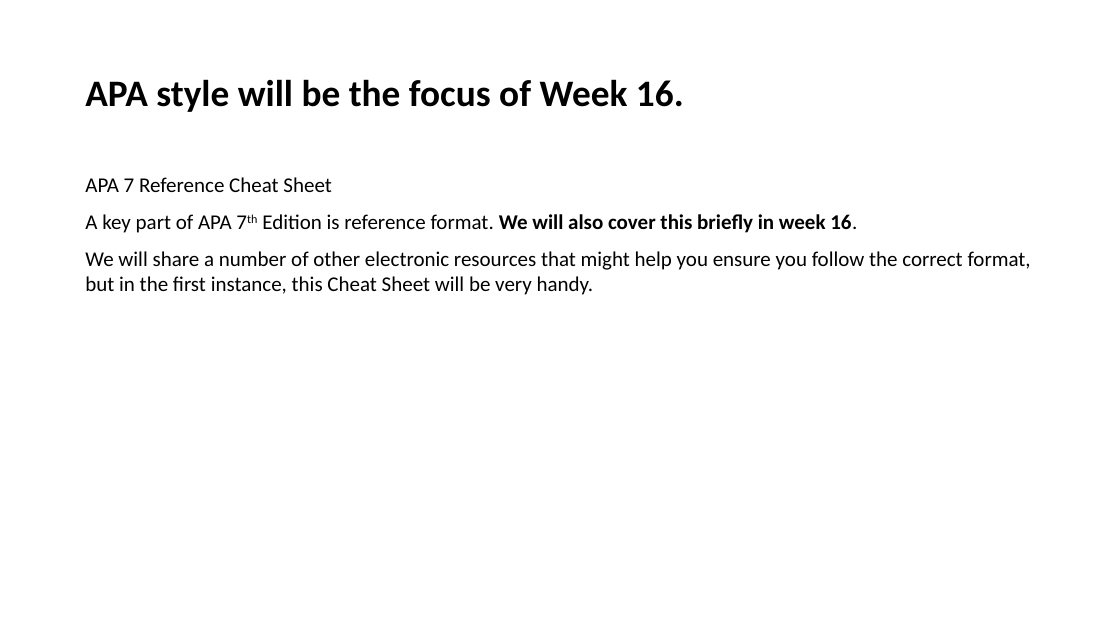
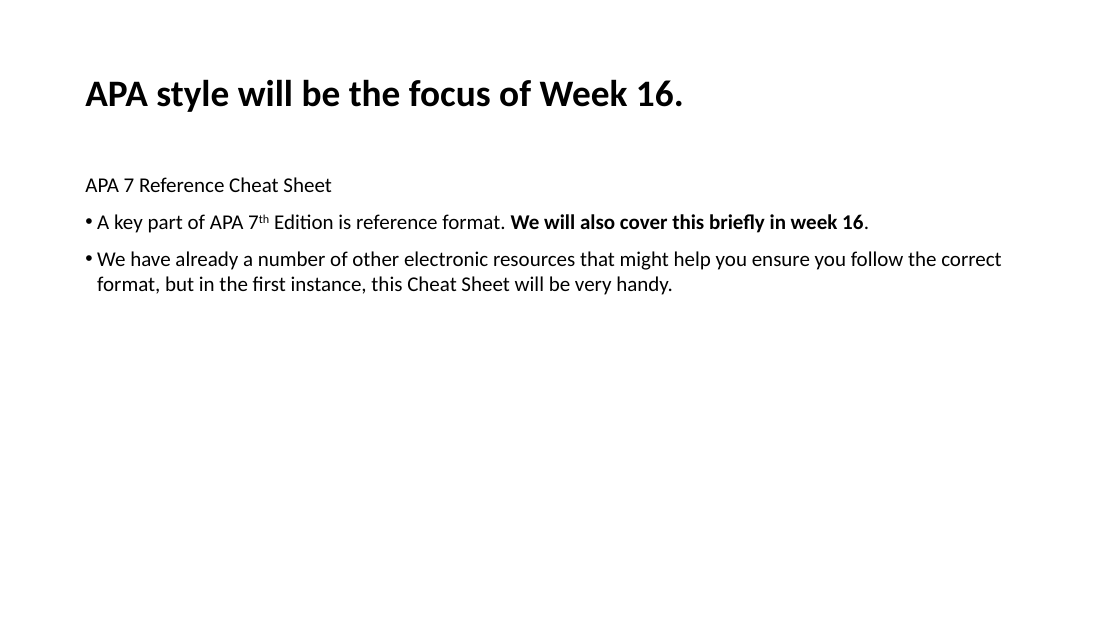
Before and after one commit to LittleMonkeyLab/PS52007Dslides, a slide deck: slide 13 of _site/lectures/Lecture10/Lecture10.pptx (slide 10 before the commit). Drawn at 1120x630 pixels with LibreOffice and Linux fonts; fonts in the diff are those of the drawing. Boxes give left, top, right and bottom in pixels: in the first picture for what was removed or moved away, otherwise in the second. Text is boxed around its words. In the diff, an @@ line names an element or a change of style, - is before the commit and + after.

```diff
--- a/_site/lectures/Lecture10/Lecture10.pptx
+++ b/_site/lectures/Lecture10/Lecture10.pptx
@@ text at (97,214,869,233): bullet none to • @@
@@ text at (97,251,1001,295): text changed @@
-We will share a number of other electronic resources that might help you ensure you follow the correct format, but in the first instance, this Cheat Sheet will be very handy.
+• We have already a number of other electronic resources that might help you ensure you follow the correct format, but in the first instance, this Cheat Sheet will be very handy.
```
Also in this commit, not shown: 8 other slides changed, 6 slides added, 10 other files.
